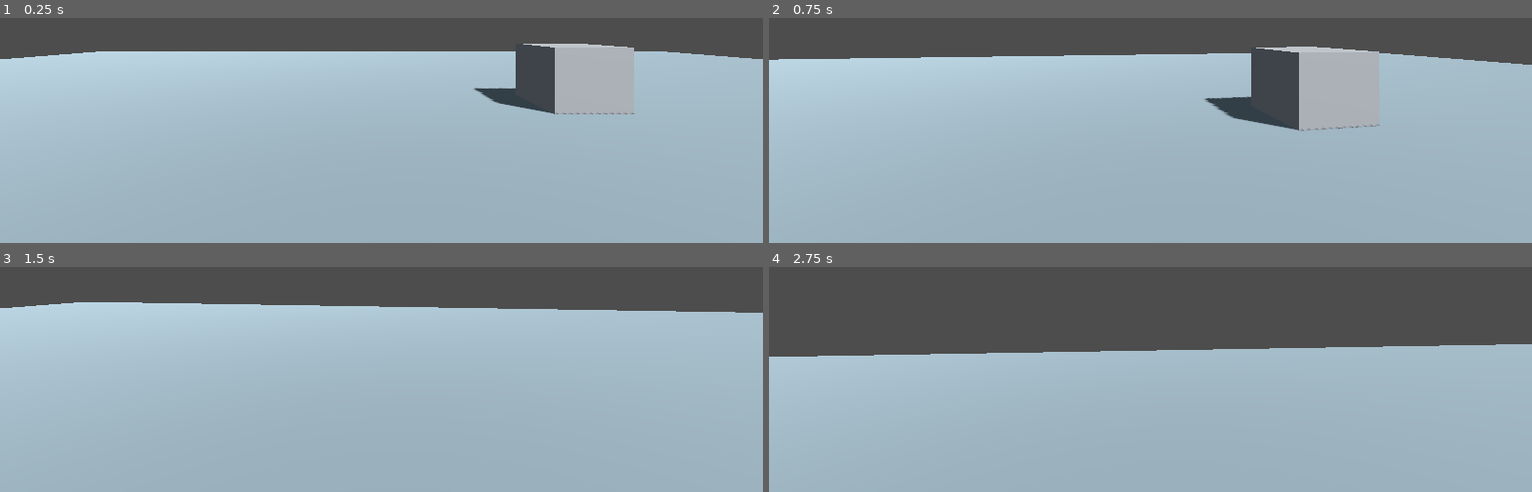
Above: before the commit, frames 1-4 (two rows, left to right).
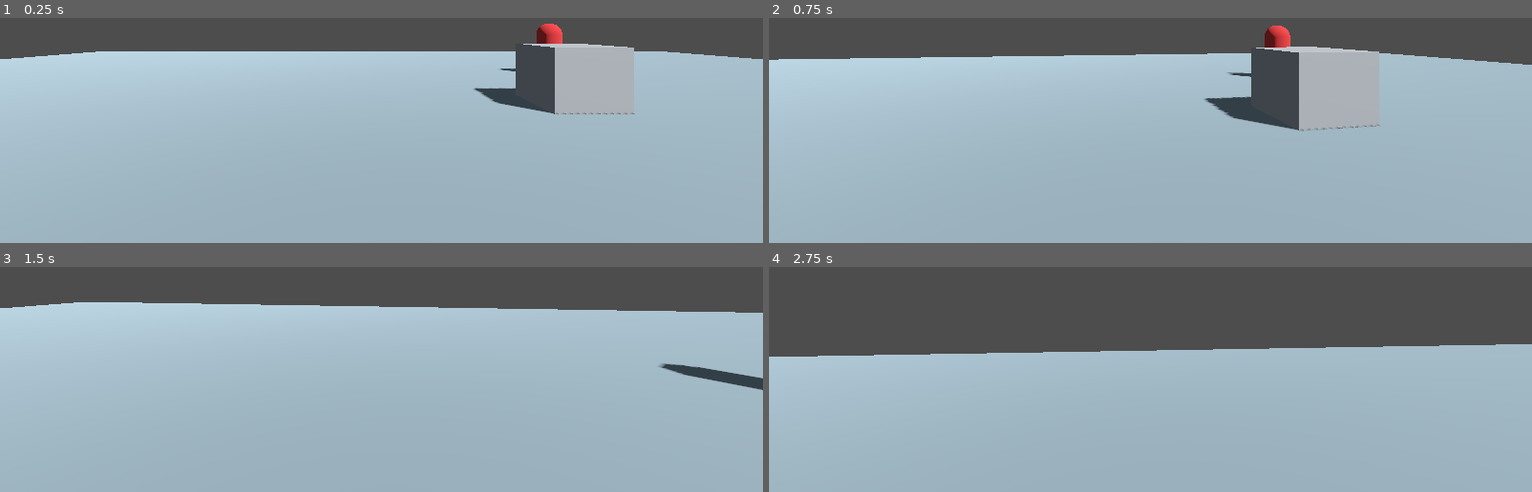
Above: after the commit, the same moments.

Repository: SRB1021/Rs4thproject
Game: Godot game, scene res://scenes/main.tscn
The game is run twice, just before and just after one commit, with the same random seed, the same clock (stepped at 60 frames per second) and the same inputs.
Inputs (mouse positions are in pixels of both pictures, inside the frame that each line leads up to):
- Up to frame 1 (0.25 s): no input
- Up to frame 2 (0.75 s): tap Enter at 0.5 s; move the mouse to (1188, 27) at 0.52 s; hold W (move_forward) from 0.53 s (still down)
- Up to frame 3 (1.5 s): keep holding W (move_forward); tap Space (jump) at 0.77 s; move the mouse to (343, 280) at 1.27 s
- Up to frame 4 (2.75 s): keep holding W (move_forward); tap Space (jump) at 1.52 s; move the mouse to (1165, 271) at 2.02 s

The runs differ from the first frame. In frame 1, 0.3% of the frame differs, in the area x 65-74%, y 2-24%; in frame 2, 0.3%; in frame 3, 0.6%, in the area x 86-100%, y 42-55%; in frame 4, nothing differs.

Commit message:
Add basic enemy AI to Godot starter (patrol, sight, chase)
A red capsule enemy with a forward raycast for line-of-sight: idles
until it spots the player within range/FOV, then chases and "fires"
(logged for now, no projectile yet) when close enough.

Co-Authored-By: Claude Sonnet 4.6 <noreply@anthropic.com>
Claude-Session: https://claude.ai/code/session_01Ncmyomm2ve2MuXmJ98UJAz

Diff:
--- a/godot/scenes/main.tscn
+++ b/godot/scenes/main.tscn
@@ -1,6 +1,7 @@
-[gd_scene load_steps=10 format=3 uid="uid://b1n4mwq8x7v2a"]
+[gd_scene load_steps=13 format=3 uid="uid://b1n4mwq8x7v2a"]
 
 [ext_resource type="Script" path="res://scripts/player.gd" id="1"]
+[ext_resource type="Script" path="res://scripts/enemy.gd" id="2"]
 
 [sub_resource type="Environment" id="Environment_main"]
 background_mode = 2
@@ -30,6 +31,17 @@
 
 [sub_resource type="BoxShape3D" id="BoxShape3D_crate"]
 size = Vector3(1.5, 1.5, 1.5)
+
+[sub_resource type="CapsuleMesh" id="CapsuleMesh_enemy"]
+radius = 0.4
+height = 1.8
+
+[sub_resource type="StandardMaterial3D" id="StandardMaterial3D_enemy"]
+albedo_color = Color(0.7, 0.2, 0.2, 1)
+
+[sub_resource type="CapsuleShape3D" id="CapsuleShape3D_enemy"]
+radius = 0.4
+height = 1.8
 
 [node name="Main" type="Node3D"]
 
@@ -73,3 +85,20 @@
 
 [node name="Camera3D" type="Camera3D" parent="Player/Head"]
 current = true
+
+[node name="Enemy" type="CharacterBody3D" parent="."]
+transform = Transform3D(1, 0, 0, 0, 1, 0, 0, 0, 1, 6, 1, -10)
+script = ExtResource("2")
+
+[node name="CollisionShape3D" type="CollisionShape3D" parent="Enemy"]
+shape = SubResource("CapsuleShape3D_enemy")
+
+[node name="MeshInstance3D" type="MeshInstance3D" parent="Enemy"]
+mesh = SubResource("CapsuleMesh_enemy")
+surface_material_override/0 = SubResource("StandardMaterial3D_enemy")
+
+[node name="Eyes" type="Node3D" parent="Enemy"]
+transform = Transform3D(1, 0, 0, 0, 1, 0, 0, 0, 1, 0, 0.7, 0)
+
+[node name="RayCast3D" type="RayCast3D" parent="Enemy/Eyes"]
+target_position = Vector3(0, 0, -18)
--- /dev/null
+++ b/godot/scripts/enemy.gd
@@ -0,0 +1,73 @@
+extends CharacterBody3D
+
+const SPEED := 3.5
+const SIGHT_RANGE := 18.0
+const SIGHT_ANGLE_DEG := 70.0
+const FIRE_INTERVAL := 1.2
+const FIRE_RANGE := 14.0
+const HEALTH_MAX := 100.0
+
+@onready var eyes: Node3D = $Eyes
+@onready var ray: RayCast3D = $Eyes/RayCast3D
+
+var player: Node3D
+var health: float = HEALTH_MAX
+var fire_cooldown: float = 0.0
+var gravity: float = ProjectSettings.get_setting("physics/3d/default_gravity")
+
+func _ready() -> void:
+	player = get_tree().get_root().find_child("Player", true, false)
+
+func _physics_process(delta: float) -> void:
+	if not is_on_floor():
+		velocity.y -= gravity * delta
+	else:
+		velocity.y = 0.0
+
+	if player and can_see_player():
+		look_at(Vector3(player.global_position.x, global_position.y, player.global_position.z), Vector3.UP)
+		var to_player := (player.global_position - global_position)
+		to_player.y = 0
+		var dist := to_player.length()
+		if dist > FIRE_RANGE * 0.5:
+			var dir := to_player.normalized()
+			velocity.x = dir.x * SPEED
+			velocity.z = dir.z * SPEED
+		else:
+			velocity.x = move_toward(velocity.x, 0, SPEED)
+			velocity.z = move_toward(velocity.z, 0, SPEED)
+
+		fire_cooldown -= delta
+		if dist <= FIRE_RANGE and fire_cooldown <= 0.0:
+			fire_cooldown = FIRE_INTERVAL
+			print(name, " fires at player")
+	else:
+		velocity.x = move_toward(velocity.x, 0, SPEED)
+		velocity.z = move_toward(velocity.z, 0, SPEED)
+
+	move_and_slide()
+
+func can_see_player() -> bool:
+	if not player:
+		return false
+	var to_player := player.global_position - global_position
+	if to_player.length() > SIGHT_RANGE:
+		return false
+	var flat_to_player := Vector3(to_player.x, 0, to_player.z).normalized()
+	var forward := -global_transform.basis.z
+	var flat_forward := Vector3(forward.x, 0, forward.z).normalized()
+	var angle := rad_to_deg(flat_forward.angle_to(flat_to_player))
+	if angle > SIGHT_ANGLE_DEG:
+		return false
+	ray.target_position = ray.to_local(player.global_position + Vector3.UP * 0.8)
+	ray.force_raycast_update()
+	if ray.is_colliding():
+		var hit := ray.get_collider()
+		if hit != player and not (hit is Node and hit.is_ancestor_of(player)):
+			return false
+	return true
+
+func take_damage(amount: float) -> void:
+	health -= amount
+	if health <= 0:
+		queue_free()
